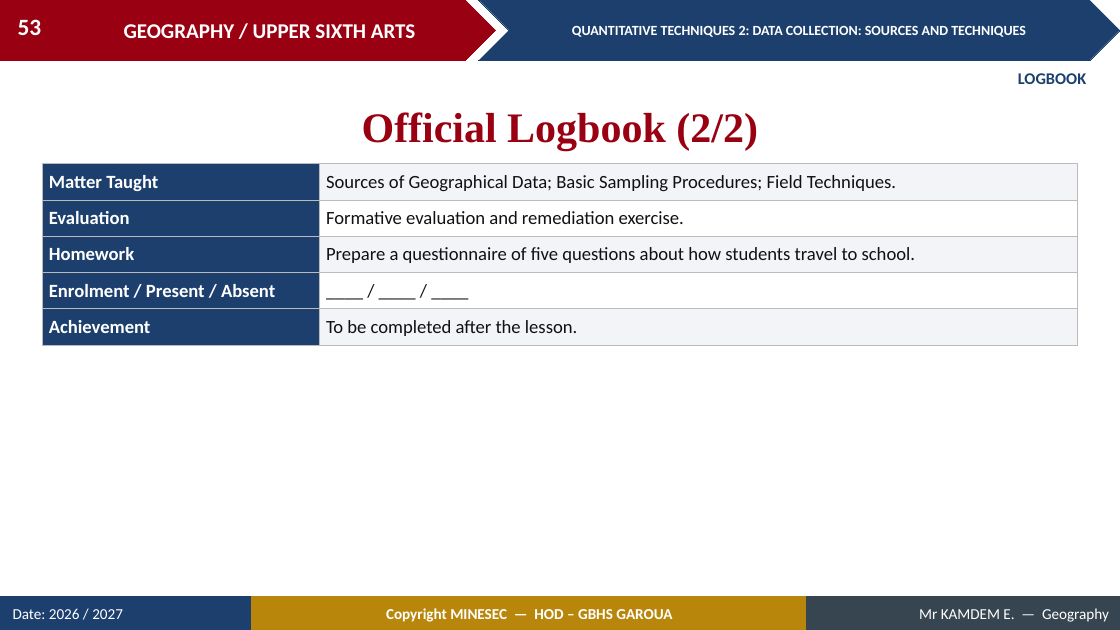
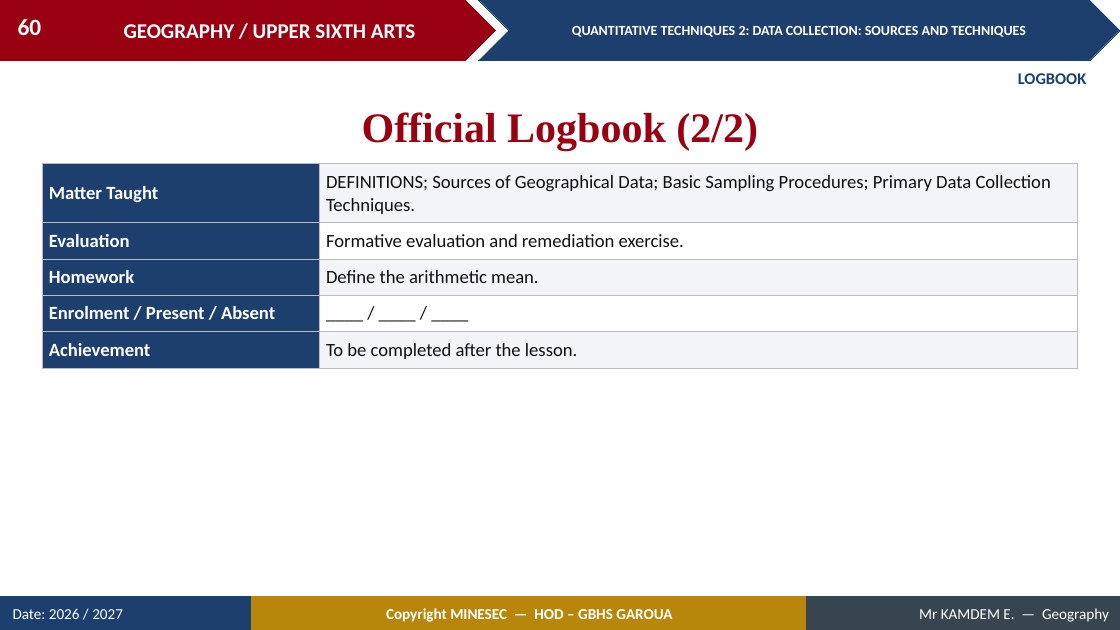
Before and after one commit to Berthautk/linea-github, a slide deck: slide 60 of lecons/USA/Practical Geography/11_USA_PRA_QT02_Data_Collection_Sources_and_Techniques.pptx (slide 53 before the commit). Drawn at 1120x630 pixels with LibreOffice and Linux fonts; fonts in the diff are those of the drawing. Boxes give left, top, right and bottom in pixels: in the first picture for what was removed or moved away, otherwise in the second. Text is boxed around its words. In the diff, an @@ line names an element or a change of style, - is before the commit and + after.

```diff
--- a/lecons/USA/Practical Geography/11_USA_PRA_QT02_Data_Collection_Sources_and_Techniques.pptx
+++ b/lecons/USA/Practical Geography/11_USA_PRA_QT02_Data_Collection_Sources_and_Techniques.pptx
@@ page number at (18,19,42,35): text changed @@
-53
+60
@@ table at (42,164,1078,363) @@
-row 1, column 2: Sources of Geographical Data; Basic Sampling Procedures; Field Techniques.
+row 1, column 2: DEFINITIONS; Sources of Geographical Data; Basic Sampling Procedures; Primary Data Collection Techniques.
-row 3, column 2: Prepare a questionnaire of five questions about how students travel to school.
+row 3, column 2: Define the arithmetic mean.
```
Also in this commit, not shown: 43 other slides changed, 14 slides added, 7 slides removed, 55 other files.
